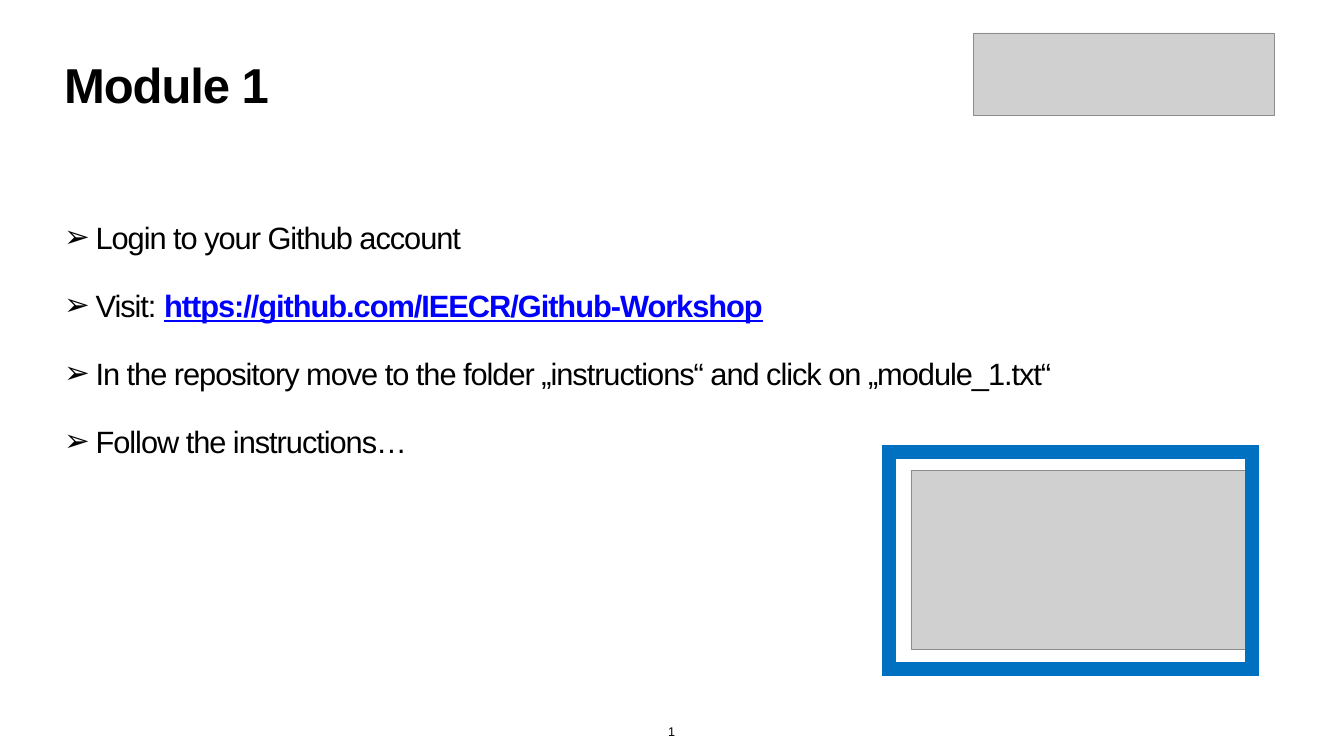
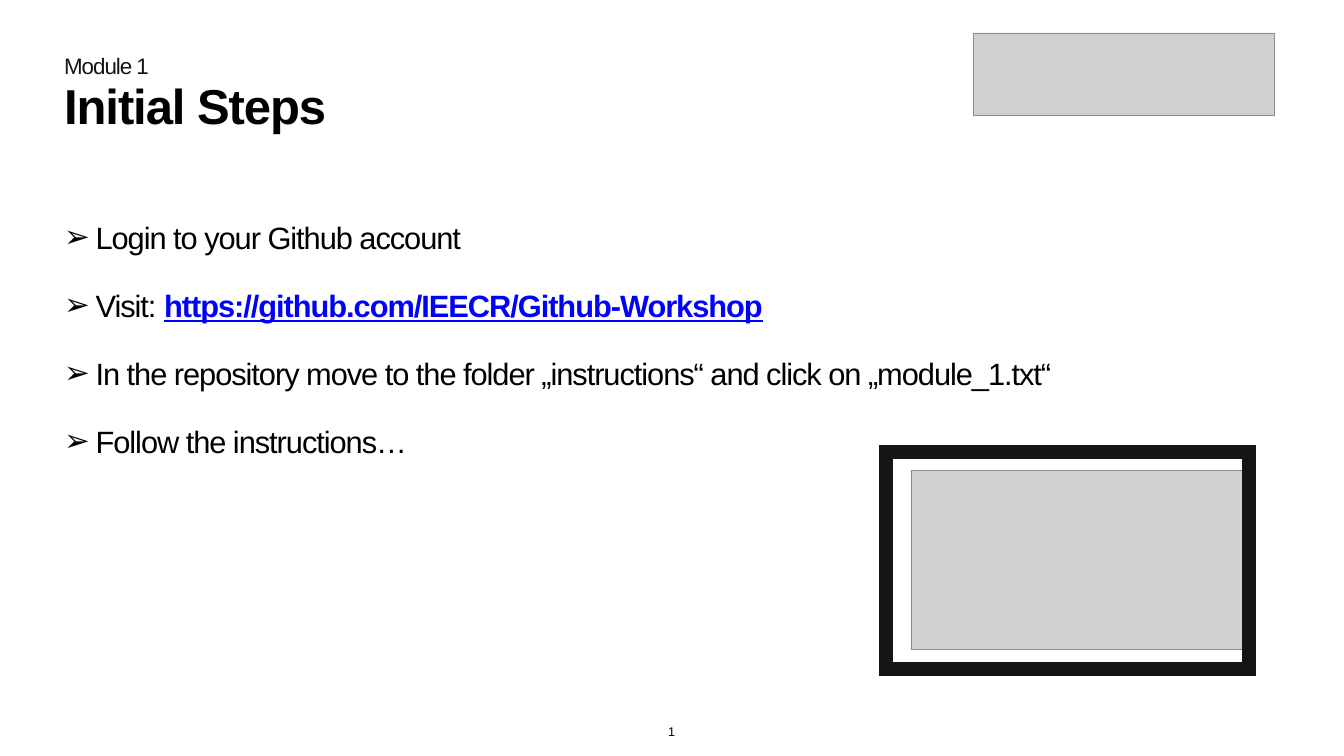
Before and after one commit to IEECR/Git-Github-Workshop, a slide deck: slide 1 of slides/slides_module_1.pptx. Drawn at 1344x756 pixels with LibreOffice and Linux fonts; fonts in the diff are those of the drawing; grey boxes stand for pictures. Boxes give left, top, right and bottom in pixels: in the first picture for what was removed or moved away, otherwise in the second. Text is boxed around its words. In the diff, an @@ line names an element or a change of style, - is before the commit and + after.

Commit message:
update slides modules 1 and 2

```diff
--- a/slides/slides_module_1.pptx
+++ b/slides/slides_module_1.pptx
@@ text "Module 1": place and size @@
-text "Module 1" at [64,67,269,104]
+text "Module 1" at [64,57,148,75]
@@ text "Module 1" at [64,57,148,75]: size 70 to 32 pt, text colour #000000 to #151515, bold off @@
@@ title added at [64,88,326,135], 70 pt, text #000000, bold @@
+Initial Steps
@@ rectangle at [886,452,1249,669]: outline #0070C0 20 pt to #151515 20 pt @@
```
Also in this commit, not shown: 1 other slide changed, 1 other file.
